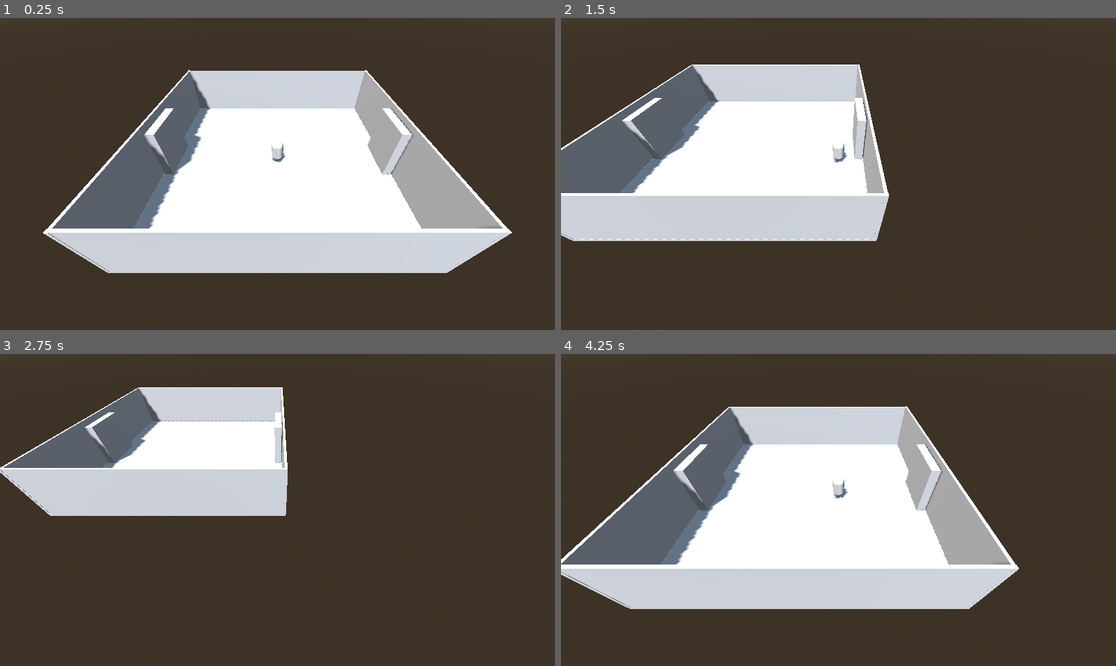
Above: before the commit, frames 1-4 (two rows, left to right).
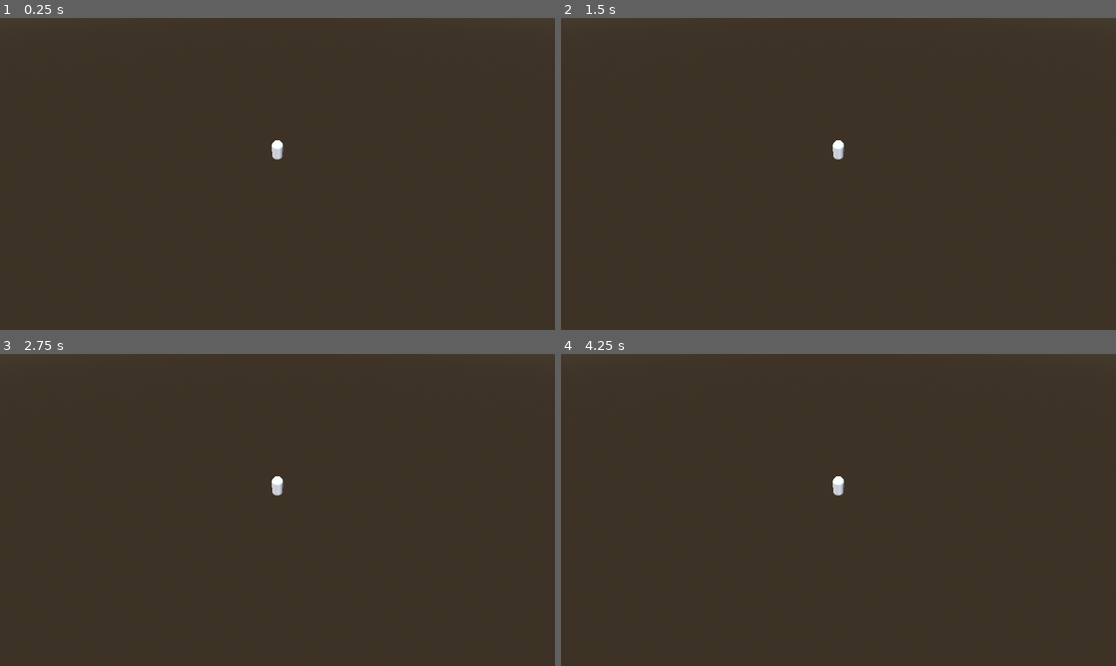
Above: after the commit, the same moments.

Repository: NunNun-Null/holojam6
Game: Godot game, scene res://area/map.tscn
The game is run twice, just before and just after one commit, with the same random seed, the same clock (stepped at 60 frames per second) and the same inputs.
Inputs:
- Up to frame 1 (0.25 s): no input
- Up to frame 2 (1.5 s): tap Enter at 0.5 s; hold D (move_right) 0.53-1.28 s; tap E (interact) at 0.6, 1.35 s; hold S (move_back) from 1.28 s (still down)
- Up to frame 3 (2.75 s): release S (move_back) at 2.03 s; hold D (move_right) from 2.03 s (still down); tap E (interact) at 2.1 s
- Up to frame 4 (4.25 s): tap Space at 2.75 s; release D (move_right) at 2.78 s; hold W (move_forward) 2.78-3.53 s; tap E (interact) at 2.85, 3.6 s; hold A (move_left) from 3.53 s (still down)

The runs differ from the first frame. In frame 1, 40% of the frame differs, in the area x 7-93%, y 16-82%; in frame 2, 29%; in frame 3, 17%; in frame 4, 39%.
Error before the commit: Invalid call. Nonexistent function 'instantiate' in base 'GDScript'. (res://script/player.gd:20)

Commit message:
Placeholder in case I need to revert back

Diff:
--- a/area/map.tscn
+++ b/area/map.tscn
@@ -8,6 +8,7 @@
 [ext_resource type="Script" uid="uid://d34vjow0dvtke" path="res://script/dreams.gd" id="5_wn0ld"]
 [ext_resource type="Script" uid="uid://cq002x5i80hnj" path="res://script/thorn.gd" id="6_pq3op"]
 [ext_resource type="PackedScene" uid="uid://bb01cioxfmsk3" path="res://objects/start_battle.tscn" id="8_forqk"]
+[ext_resource type="PackedScene" uid="uid://b8btlrylypjkg" path="res://entities/enemies/dummy.tscn" id="9_mp1sc"]
 
 [sub_resource type="ProceduralSkyMaterial" id="ProceduralSkyMaterial_68cvg"]
 sky_horizon_color = Color(0.662243, 0.671743, 0.686743, 1)
@@ -347,11 +348,13 @@
 transform = Transform3D(1, 0, 0, 0, 1, 0, 0, 0, 1, -1.68653, 0.025, 0)
 
 [node name="Player" parent="." instance=ExtResource("1_yy0tc")]
+transform = Transform3D(1, 0, 0, 0, 1, 0, 0, 0, 1, 28.46, 0, 15.6)
 
 [node name="Camera3D" type="Camera3D" parent="Player"]
 transform = Transform3D(-1, 6.18172e-08, -6.18172e-08, 0, 0.707107, 0.707107, 8.74228e-08, 0.707107, -0.707107, 0, 3.09402, -3.58871)
 
 [node name="Start Battle" parent="." instance=ExtResource("8_forqk")]
+enemies = Array[PackedScene]([ExtResource("9_mp1sc")])
 
 [node name="CollisionShape3D" type="CollisionShape3D" parent="Start Battle"]
 transform = Transform3D(1, 0, 0, 0, 1, 0, 0, 0, 1, 33.78, 0.6, 16.35)
--- a/behavior/moves/move_stats.json
+++ /dev/null
@@ -1,10 +0,0 @@
-{
-	"base": {
-		"raw_damage": 0.0,
-		"accuracy": 0.0
-	},
-	"poison": {
-		"damage": 0.0,
-		"turns": 0.0
-	}
-}
--- a/entities/fighter.gd
+++ b/entities/fighter.gd
@@ -1,11 +1,8 @@
-extends Node
+extends Node3D
 class_name Fighter
 
 @export var moves: Node
 @export var effects: Node
-
-signal on_turn()
-signal turn_complete()
 
 var _speed: int
 var _health: int
--- a/entities/player/player.tscn
+++ b/entities/player/player.tscn
@@ -1,6 +1,7 @@
-[gd_scene load_steps=4 format=3 uid="uid://co5ld71wi8i2r"]
+[gd_scene load_steps=5 format=3 uid="uid://co5ld71wi8i2r"]
 
 [ext_resource type="Script" uid="uid://bigpjwca68w6y" path="res://script/player.gd" id="1_symyc"]
+[ext_resource type="PackedScene" uid="uid://d0uqf2dwcvna" path="res://entities/player/player_team/elizabeth.tscn" id="2_abrql"]
 
 [sub_resource type="CapsuleMesh" id="CapsuleMesh_symyc"]
 
@@ -8,6 +9,7 @@
 
 [node name="Player" type="CharacterBody3D"]
 script = ExtResource("1_symyc")
+squad = Array[PackedScene]([ExtResource("2_abrql")])
 
 [node name="MeshInstance3D" type="MeshInstance3D" parent="."]
 transform = Transform3D(0.25, 0, 0, 0, 0.25, 0, 0, 0, 0.25, 0, 0.25, 0)
--- a/entities/player/player_team/elizabeth.tscn
+++ b/entities/player/player_team/elizabeth.tscn
@@ -1,18 +1,22 @@
-[gd_scene load_steps=4 format=3 uid="uid://d0uqf2dwcvna"]
+[gd_scene load_steps=5 format=3 uid="uid://d0uqf2dwcvna"]
 
 [ext_resource type="Script" uid="uid://csmh7o83jfhcc" path="res://script/elizabeth.gd" id="1_qsoi3"]
+[ext_resource type="PackedScene" uid="uid://dknf5ixaa4uxw" path="res://asset/model/dummy.gltf" id="2_wcwtr"]
 [ext_resource type="PackedScene" uid="uid://b60ov6i4rf5qm" path="res://behavior/moves/glock.tscn" id="3_onll2"]
 [ext_resource type="PackedScene" uid="uid://g2ty4c7g14ef" path="res://behavior/strategies/lowest_health.tscn" id="4_wa3nx"]
 
 [node name="Elizabeth" type="Node3D" node_paths=PackedStringArray("moves", "effects")]
 script = ExtResource("1_qsoi3")
+speed = 5
 moves = NodePath("Moves")
 effects = NodePath("Current Effects")
+
+[node name="Sample Model" parent="." instance=ExtResource("2_wcwtr")]
 
 [node name="Moves" type="Node" parent="."]
 
 [node name="Glock" parent="Moves" node_paths=PackedStringArray("_strategies") instance=ExtResource("3_onll2")]
-_strategies = [NodePath("")]
+_strategies = [NodePath("../../Strategy/Lowest Health")]
 
 [node name="Strategy" type="Node" parent="."]
 
--- a/script/battle.gd
+++ b/script/battle.gd
@@ -1,13 +1,12 @@
 extends Node3D
 
-func _ready() -> void:
-    print("intializing battle")
-    await get_tree().create_timer(5).timeout
-    print("starting battle")
-    BattleManager.start_round()
+func start() -> void:
+	await get_tree().create_timer(3).timeout
+	print("starting battle")
+	BattleManager.start_round()
 
 func update_positions() -> void:
-    for index in range(BattleManager.get_players_size()):
-        BattleManager.get_player_fighter(index).global_position = $"Player Positions".get_child(index).global_position
-    for index in range(BattleManager.get_enemies_size()):
-        BattleManager.get_enemy_fighter(index).global_position = $"Enemy Positions".get_child(index).global_position
+	for index in range(BattleManager.get_players_size()):
+		BattleManager.get_player_fighter(index).global_position = $"Player Positions".get_child(index).global_position
+	for index in range(BattleManager.get_enemies_size()):
+		BattleManager.get_enemy_fighter(index).global_position = $"Enemy Positions".get_child(index).global_position
--- a/script/dummy.gd
+++ b/script/dummy.gd
@@ -11,4 +11,5 @@
 	var attack: Move = valid_moves.pick_random()
 	attack.move()
 	await get_tree().create_timer(2).timeout
-	turn_complete.emit()
+	print(name + " used " + str(attack.name))
+	SignalManager.on_move_completed.emit()
--- a/script/elizabeth.gd
+++ b/script/elizabeth.gd
@@ -3,6 +3,7 @@
 var valid_moves: Array[Move]
 
 func _ready() -> void:
+	visible = false
 	for move in moves.get_children():
 		if (move is Move):
 			valid_moves.append(move)
@@ -11,4 +12,5 @@
 	var attack: Move = valid_moves.pick_random()
 	attack.move()
 	await get_tree().create_timer(2).timeout
-	turn_complete.emit()
+	print(name + " used " + str(attack.name))
+	SignalManager.on_move_completed.emit()
--- a/script/global script/battle_manager.gd
+++ b/script/global script/battle_manager.gd
@@ -6,83 +6,92 @@
 var _players: Array[PlayerFighter]
 var _round_turn: Array[Fighter]
 
+func _ready() -> void:
+	SignalManager.on_move_completed.connect(start_next_turn)
+
 func create_enemies(list: Array[EnemyFighter]) -> void:
-    _enemies.clear()
-    _enemies.append_array(list)
+	_enemies.clear()
+	_enemies.append_array(list)
 
 func create_players(list: Array[PlayerFighter]) -> void:
-    _enemies.clear()
-    _enemies.append_array(list)
+	_players.clear()
+	_players.append_array(list)
 
 func enemies_is_full() -> bool:
-    if (_enemies.size() >= MAX_SIZE):
-        return true
-    return false
+	if (_enemies.size() >= MAX_SIZE):
+		return true
+	return false
 
 func players_is_full() -> bool:
-    if (_players.size() >= MAX_SIZE):
-        return true
-    return false
+	if (_players.size() >= MAX_SIZE):
+		return true
+	return false
 
 func add_enemy(enemy: EnemyFighter) -> void:
-    _enemies.append(enemy)
+	_enemies.append(enemy)
 
 func establish_order() -> void:
-    _round_turn.append_array(_enemies)
-    _round_turn.append_array(_players)
-    _round_turn = UtilitiesManager.sort(_round_turn)
+	print("Player team size: " + str(_players.size()))
+	print("Enemy team size: " + str(_enemies.size()))
+
+	_round_turn.append_array(_enemies)
+	_round_turn.append_array(_players)
+	await get_tree().create_timer(3).timeout
+	print("unorder order for this round" + str(_round_turn) + " with a order length of " + str(_round_turn.size()))
+
+	_round_turn = UtilitiesManager.sort(_round_turn)
+	await get_tree().create_timer(3).timeout
+	print("order for this round" + str(_round_turn) + " with a order length of " + str(_round_turn.size()))
 
 func get_next_fighter() -> Fighter:
-    _round_turn.remove_at(_round_turn.size()-1)
-    if (_round_turn.is_empty()):
-        establish_order()
-    return _round_turn.get(_round_turn.size()-1)
+	_round_turn.remove_at(_round_turn.size()-1)
+	if (_round_turn.is_empty()):
+		establish_order()
+	return _round_turn.get(_round_turn.size()-1)
 
 
 func remove_fighter(fighter: Fighter) -> void:
-    _round_turn.remove_at(_round_turn.find(fighter))
-    if (fighter is PlayerFighter):
-        _players.remove_at(_players.find(fighter))
-        return
-    _enemies.remove_at(_enemies.find(fighter))
+	_round_turn.remove_at(_round_turn.find(fighter))
+	if (fighter is PlayerFighter):
+		_players.remove_at(_players.find(fighter))
+		return
+	_enemies.remove_at(_enemies.find(fighter))
 
 func get_players_size() -> int:
-    return _players.size()
+	return _players.size()
 
 func get_enemies_size() -> int:
-    return _enemies.size()
+	return _enemies.size()
 
 func get_player_fighter(index: int) -> PlayerFighter:
-    return _players.get(index)
+	return _players.get(index)
 
 func get_enemy_fighter(index: int) -> EnemyFighter:
-    return _enemies.get(index)
+	return _enemies.get(index)
 
 func start_round() -> void:
-    establish_order()
-    cycle_round()
+	establish_order()
+	start_next_turn()
 
-func cycle_round() -> void:
-    if (_players.is_empty()):
-        return
-    if (_enemies.is_empty()):
-        for player in _players:
-            player.reset_effects()
-            get_tree().change_scene_to_file("res://area/map.tscn")
-            SignalManager.on_battle_won.emit()
+func start_next_turn() -> void:
+	if (_players.is_empty()):
+		return
 
-    var fighter: Fighter = get_next_fighter()
-    fighter.apply_effects()
-    if (!fighter):
-        cycle_round()
-        return
+	if (_enemies.is_empty()):
+		return
 
-    fighter.start_turn()
-    await fighter.turn_complete
+	var fighter: Fighter = get_next_fighter()
 
-    if (_enemies.is_empty()):
-        return
-    if (_players.is_empty()):
-        return
-    await get_tree().create_timer(3).timeout
-    cycle_round()
+	if (!fighter):
+		start_next_turn()
+		return
+
+	fighter.apply_effects()
+	await get_tree().create_timer(3).timeout
+	print("Applied current effects for " + fighter.name)
+
+	if (!fighter):
+		start_next_turn()
+		return
+
+	fighter.start_turn()
--- a/script/global script/signal_manager.gd
+++ b/script/global script/signal_manager.gd
@@ -3,3 +3,5 @@
 signal on_room_change(origin: Room, destination: Room, location: Node3D) #Signal when the player enters a room
 
 signal on_battle_won() #Signal when player wins a battle
+
+signal on_move_completed()
--- a/script/global script/utilities_manager.gd
+++ b/script/global script/utilities_manager.gd
@@ -1,33 +1,44 @@
 extends Node
 
-func convert_to_array(list: Array[PackedScene]) -> Array:
-    var array: Array
-    for nodes in list:
-        var node = nodes.instantiate()
-        array.append(node)
-    return array
+func convert_to_enemies(list: Array[PackedScene]) -> Array[EnemyFighter]:
+	var array: Array[EnemyFighter]
+	for nodes in list:
+		var node = nodes.instantiate()
+		get_tree().root.add_child(node)
+		array.append(node)
+	return array
 
+func convert_to_players(list: Array[PackedScene]) -> Array[PlayerFighter]:
+	var array: Array[PlayerFighter]
+	for nodes in list:
+		var node = nodes.instantiate()
+		get_tree().root.add_child.call_deferred(node)
+		array.append(node)
+	return array
+
+#TODO: Bad Sort
 func sort(list: Array[Fighter]) -> Array[Fighter]:
-    var array: Array[Fighter] = list
-    var swapped
-    for i in range(array.size()):
-        swapped = false
-        for j in range(array.size()-i):
-            if (compare_fighters(array.get(j),array.get(j+1) == 1)):
-                var temp: Fighter = array.get(j)
-                array.set(j,array.get(j+1))
-                array.set(j+1,temp)
-                swapped = true
-        if (!swapped):
-            return array
-    return array
+	var array: Array[Fighter] = list
+	var swapped
+	for i in range(array.size()):
+		swapped = false
+		for j in range(array.size()-i-1):
+			if (compare_fighters(array.get(j),array.get(j+1)) == 1):
+				var temp: Fighter = array.get(j)
+				array.set(j,array.get(j+1))
+				array.set(j+1,temp)
+				swapped = true
+		if (!swapped):
+			return array
+	return array
 
 # 1: fighter1 > fighter2
 # -1: figher1 < fighter2
 # 0: fighter1 == fighter2
 func compare_fighters(fighter1: Fighter, fighter2: Fighter) -> int:
-    if (fighter1.get_speed() > fighter2.get_speed()):
-        return 1
-    elif (fighter1.get_speed() < fighter2.get_speed()):
-        return -1
-    return 0
+	print("comparing " + fighter1.name + " and " + fighter2.name)
+	if (fighter1.get_speed() > fighter2.get_speed()):
+		return 1
+	elif (fighter1.get_speed() < fighter2.get_speed()):
+		return -1
+	return 0
--- a/script/glock.gd
+++ b/script/glock.gd
@@ -4,3 +4,4 @@
 	var strategy: Strategy = get_random_strategy()
 	strategy.determine_target()
 	var fighter: PlayerFighter = strategy.get_target()
+	print("used " + name + " on " + fighter.name)
--- a/script/player.gd
+++ b/script/player.gd
@@ -1,40 +1,36 @@
 extends CharacterBody3D
 class_name Player
+
+@export var squad: Array[PackedScene]
 
 var _speed: int = 150
 var _jump_power: int = 100
 
-var squad: Array[PlayerFighter]
+func _ready() -> void:
+	GlobalManager.set_player(self)
+	reset_team()
 
-var elizabeth = preload("res://script/elizabeth.gd")
-# var cecilia = preload("res://script/elizabeth.gd")
-# var raora = preload("res://script/elizabeth.gd")
-# var gigi = preload("res://script/elizabeth.gd")
-
-func _ready() -> void:
-    GlobalManager.set_player(self)
-    reset()
-
-func reset() -> void:
-    squad.clear()
-    var fighter: PlayerFighter = elizabeth.instantiate()
-    squad.append(fighter)
+func reset_team() -> void:
+	var players: Array[PlayerFighter] = UtilitiesManager.convert_to_players(squad)
+	await get_tree().create_timer(2).timeout
+	print("Player Team Established")
+	BattleManager.create_players(players)
 
 func _physics_process(delta: float) -> void:
-    var input_direction: Vector2 = input()
-    movement(input_direction,delta)
-    move_and_slide()
+	var input_direction: Vector2 = input()
+	movement(input_direction,delta)
+	move_and_slide()
 
 func input() -> Vector2:
-    var dir: Vector2 = Input.get_vector("move_right","move_left","move_back","move_forward")
-    return dir
+	var dir: Vector2 = Input.get_vector("move_right","move_left","move_back","move_forward")
+	return dir
 
 func movement(input_dir: Vector2, delta: float) -> void:
-    var direction: Vector3 = Vector3(input_dir.x,0,input_dir.y)
-    velocity = direction * delta * _speed
+	var direction: Vector3 = Vector3(input_dir.x,0,input_dir.y)
+	velocity = direction * delta * _speed
 
 func set_speed(speed: int) -> void:
-    _speed = speed
+	_speed = speed
 
 func set_jump_power(jump: int) -> void:
-    _jump_power = jump
+	_jump_power = jump
--- a/script/start_battle.gd
+++ b/script/start_battle.gd
@@ -6,8 +6,21 @@
 
 func _on_body_entered(body:Node3D) -> void:
 	if (body is Player):
-		BattleManager.create_enemies(UtilitiesManager.convert_to_array(enemies))
+		var team: Array[EnemyFighter] = UtilitiesManager.convert_to_enemies(enemies)
+		await get_tree().create_timer(3).timeout
+		print("enemy team created")
+
+		BattleManager.create_enemies(team)
+		await get_tree().create_timer(3).timeout
+		print("enemies created")
+
 		var battle = BATTLE.instantiate()
+		get_tree().root.add_child(battle)
+		await get_tree().create_timer(3).timeout
+		print("battlefield created")
+
 		battle.update_positions()
-		print("starting battle")
-		get_tree().change_scene_to_file(battle)
+		await get_tree().create_timer(3).timeout
+		print("establishing battle")
+		battle.start()
+		get_tree().change_scene_to_file("res://area/battle.tscn")
--- /dev/null
+++ b/ui/player_fighter_stats.tscn
@@ -0,0 +1,25 @@
+[gd_scene format=3 uid="uid://cco8kr0b17jea"]
+
+[node name="Player Fighter Stats" type="Control"]
+layout_mode = 3
+anchors_preset = 15
+anchor_right = 1.0
+anchor_bottom = 1.0
+grow_horizontal = 2
+grow_vertical = 2
+
+[node name="PanelContainer" type="PanelContainer" parent="."]
+layout_mode = 0
+offset_right = 40.0
+offset_bottom = 40.0
+
+[node name="Base Stats" type="VBoxContainer" parent="PanelContainer"]
+layout_mode = 2
+
+[node name="Health" type="Label" parent="PanelContainer/Base Stats"]
+layout_mode = 2
+text = "HP: 10"
+
+[node name="Special" type="Label" parent="PanelContainer/Base Stats"]
+layout_mode = 2
+text = "SP: 10"
Not shown: 1 places in area/map.tscn that only renumber resources
